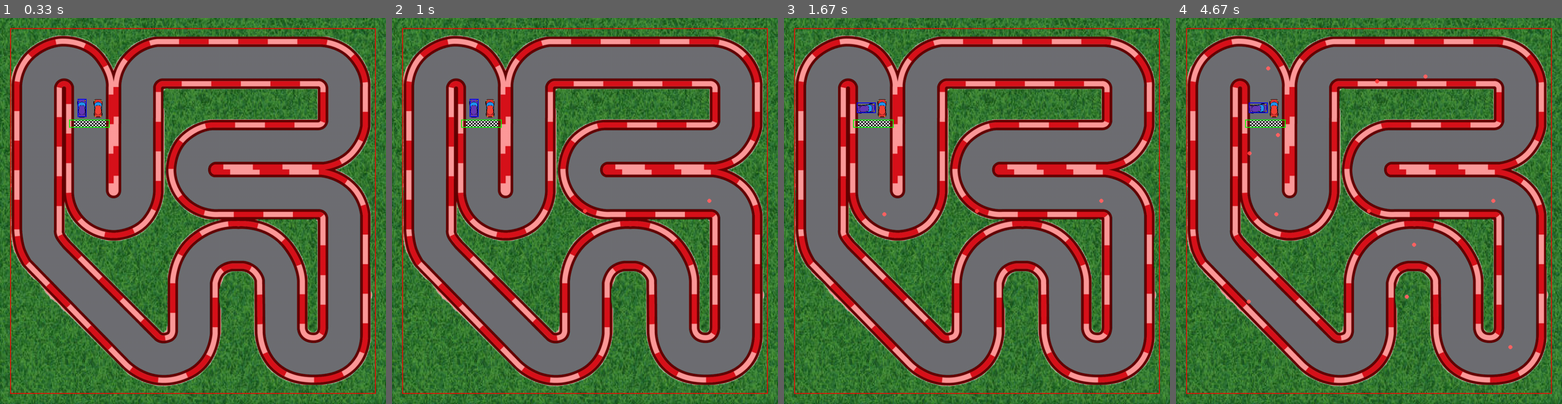
Above: before the commit, frames 1-4 (left to right).
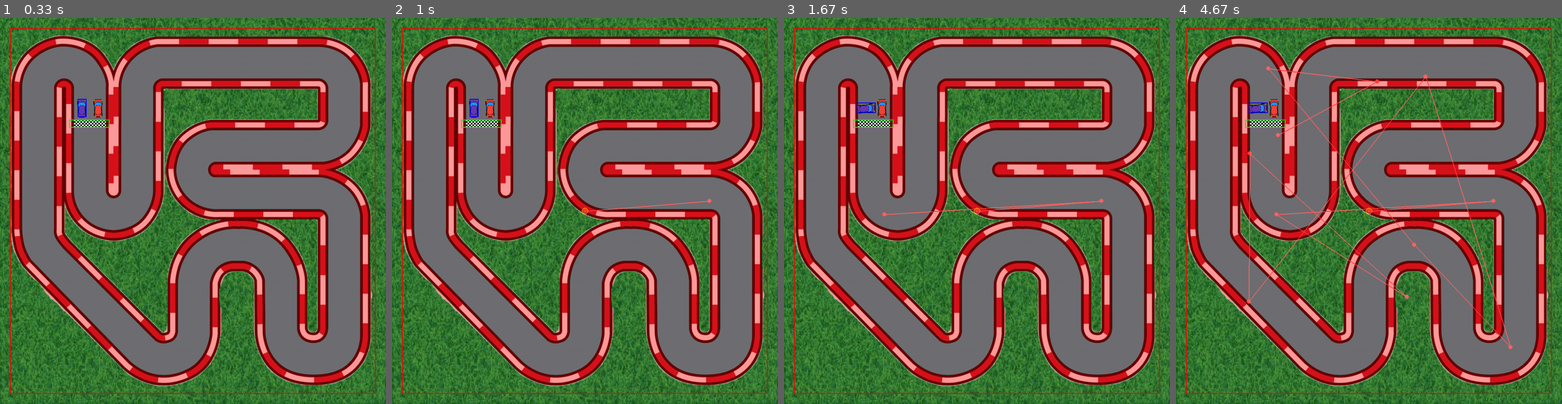
Above: after the commit, the same moments.

Repository: AmirmasoudCS/Pygame-Course
Game: pygame game, started from project_04/main.py
The game is run twice, just before and just after one commit, with the same random seed, the same clock (stepped at 60 frames per second) and the same inputs.
Inputs (mouse positions are in pixels of both pictures, inside the frame that each line leads up to):
- Up to frame 1 (0.33 s): no input
- Up to frame 2 (1 s): click (585, 211) at 0.38 s; click (708, 199) at 0.72 s
- Up to frame 3 (1.67 s): hold D 1-1.47 s; click (884, 214) at 1.55 s
- Up to frame 4 (4.67 s): click (1407, 295) at 1.88 s; click (1249, 153) at 2.22 s; click (1249, 299) at 2.55 s; click (1426, 75) at 2.88 s; click (1511, 346) at 3.22 s; click (1415, 245) at 3.55 s; click (1268, 68) at 3.88 s; click (1376, 79) at 4.22 s; click (1276, 133) at 4.55 s

Frame 1 is identical in both runs. In frame 2, 0.1% of the frame differs, in the area x 49-82%, y 47-51%; in frame 3, 0.2%; in frame 4, 1.3%, in the area x 18-87%, y 13-85%.

Commit message:
refacgtoring the ComputerCar class to be able to draw the points the car follows in the developer mode

Diff:
--- a/project_04/main.py
+++ b/project_04/main.py
@@ -1,6 +1,12 @@
 import pygame
 import math
 from project_04.utils import blit_rotate_center
+import pygame
+import math
+import json
+from project_04.utils import blit_rotate_center
+
+PATH_FILE = "./project_04/assets/computer_path.json"
 
 DEV_MODE = True
 
@@ -131,23 +137,88 @@
     START_POS = (230, 200)
     IMG = RED_CAR
 
-    def __init__(self, max_vel, rotation_vel, path=[]):
+    def __init__(self, max_vel, rotation_vel, path=None):
         super().__init__(max_vel, rotation_vel)
-        self.path = path
+        self.path = path if path is not None else []
         self.current_point = 0
         self.vel = max_vel
 
     def draw_points(self, window):
-        for point in self.path:
-            pygame.draw.circle(window, (255, 100, 100), point, 5)
+        if not self.path:
+            return
+
+        if len(self.path) > 1:
+            pygame.draw.lines(
+                window,
+                (255, 100, 100),
+                False,
+                self.path,
+                2
+            )
+
+        for i, point in enumerate(self.path):
+            pygame.draw.circle(
+                window,
+                (255, 100, 100),
+                point,
+                5
+            )
+
+            # Highlight current target
+            if i == self.current_point:
+                pygame.draw.circle(
+                    window,
+                    (255, 255, 0),
+                    point,
+                    8,
+                    2
+                )
+
+    def follow_path(self):
+        if not self.path:
+            return
+
+        if self.current_point >= len(self.path):
+            self.vel = 0
+            return
+
+        target_x, target_y = self.path[self.current_point]
+
+        dx = target_x - self.x
+        dy = target_y - self.y
+
+        distance = math.hypot(dx, dy)
+
+        if distance < 10:
+            self.current_point += 1
+            return
+
+        target_angle = math.degrees(
+            math.atan2(dx, -dy)
+        )
+
+        angle_difference = (
+            target_angle - self.angle + 180
+        ) % 360 - 180
+
+        if angle_difference > 0:
+            self.angle += min(
+                self.rotation_vel,
+                angle_difference
+            )
+        elif angle_difference < 0:
+            self.angle -= min(
+                self.rotation_vel,
+                -angle_difference
+            )
+
+        self.move_forward()
 
     def draw(self, win):
         super().draw(win)
-        self.draw_points(win)
-
-
-
-
+
+        if DEV_MODE:
+            self.draw_points(win)
 
 def draw(window):
     for image, position in IMAGES:
